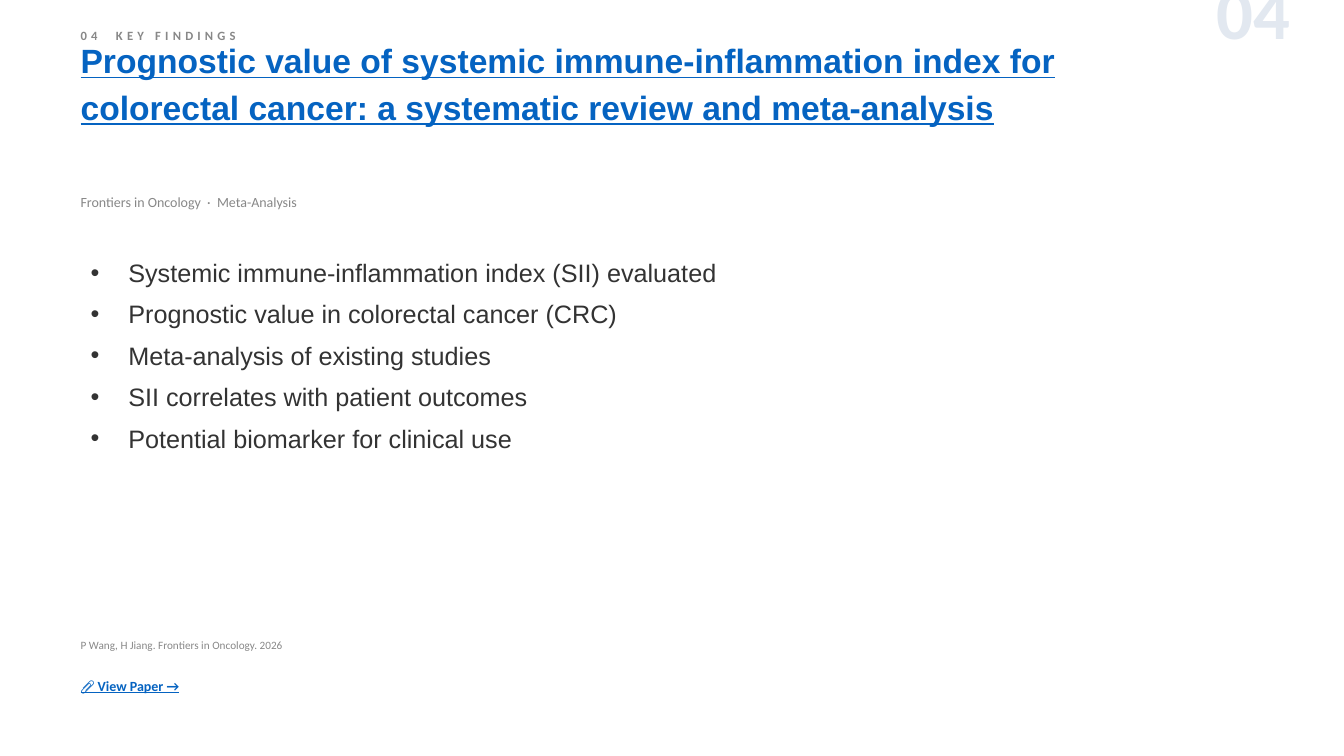
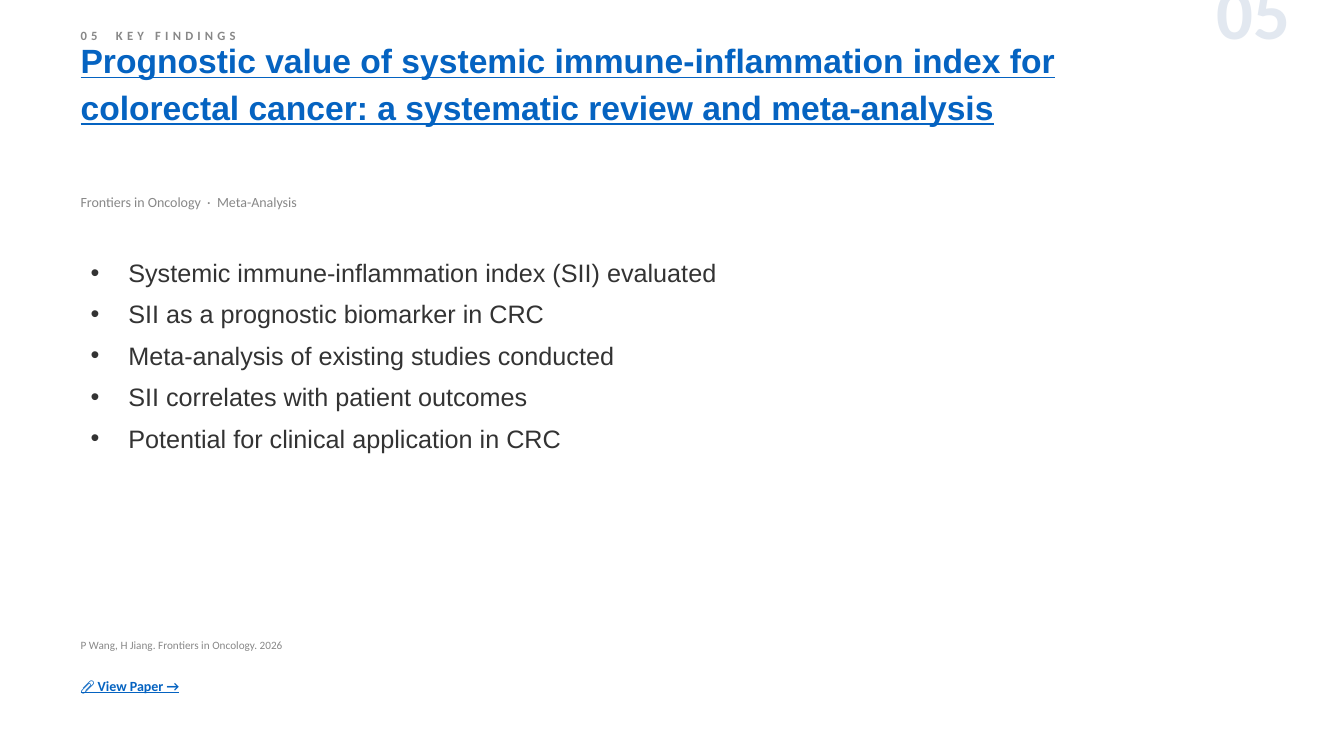
Before and after one commit to jejenhu-maker/colorectal-weekly-digest, a slide deck: slide 7 of docs/digest-en.pptx (slide 6 before the commit). Drawn at 1344x756 pixels with LibreOffice and Linux fonts; fonts in the diff are those of the drawing. Boxes give left, top, right and bottom in pixels: in the first picture for what was removed or moved away, otherwise in the second. Text is boxed around its words. In the diff, an @@ line names an element or a change of style, - is before the commit and + after.

```diff
--- a/docs/digest-en.pptx
+++ b/docs/digest-en.pptx
@@ text at <box>1008,10,1291,10</box>: text changed @@
-04
+05
@@ text at <box>81,32,236,40</box>: text changed @@
-04 KEY FINDINGS
+05 KEY FINDINGS
@@ text at <box>128,304,614,370</box>: text changed @@
-• Prognostic value in colorectal cancer (CRC)
-• Meta-analysis of existing studies
+• SII as a prognostic biomarker in CRC
+• Meta-analysis of existing studies conducted
@@ text at <box>128,429,561,453</box>: text changed @@
-• Potential biomarker for clinical use
+• Potential for clinical application in CRC
```
Also in this commit, not shown: 11 other slides changed, 2 slides added, 2 slides removed, 2 other files.
